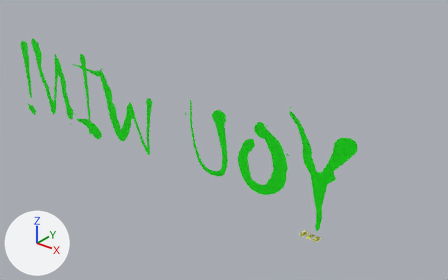
Two versions of the OBJ model Example Space Game/Models/gameOverModels/youWinTextButtonText.obj, one commit apart.
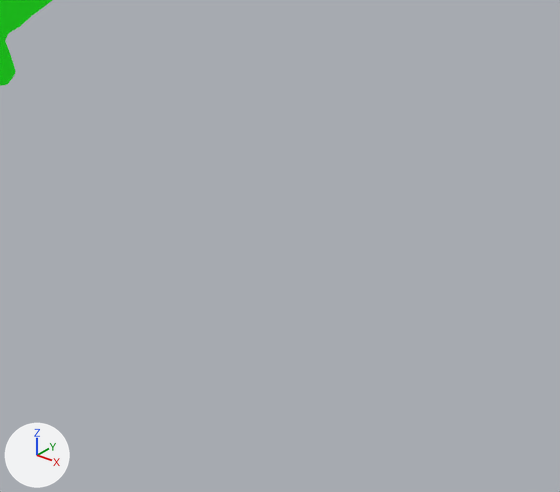
The first picture shows the older version from a 50 mm camera at (1.209, -2.529, 1.894) aimed at (-1.034, 0.274, 0.156). The close-ups show both versions on the part from 74% to 100% of the width and 59% to 95% of the height of that picture; other places that the commit changed are outside them. The axes (+X, +Y, +Z) are drawn at lower left. The lights are the same throughout. Where no turn or scale is listed for an object, it has been applied to the vertices.

The first close-up shows 'youWinTextButtonText'.
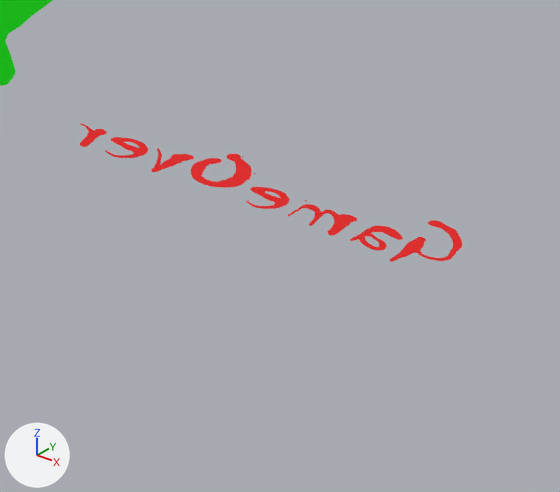
Where the change shows, as pixel boxes (x1, y1, x2, y2) in the close-ups (560 x 492 px):
'gameOverTextButtonText', added (red): after (80, 124, 462, 262)

What changed in the scene script:
```text
Add mat_material_163:
    mat_material_163 = principled_material('Material.163')
    mat_material_163.base_color = (0.8, 0.000741, 0.0)  # red #e70200
Add me_gameovertextbuttontext:
    me_gameovertextbuttontext.from_pydata(...)  # 834 vertices, 810 faces; spans x -0.224..0.256, y 0.408..0.526, z 0.0
    me_gameovertextbuttontext.materials.append(mat_material_163)  # red #e70200
Add ob_gameovertextbuttontext:
    ob_gameovertextbuttontext = bpy.data.objects.new('gameOverTextButtonText', me_gameovertextbuttontext)
    ob_gameovertextbuttontext.location = (0.0, 0.0, 0.0)
```
